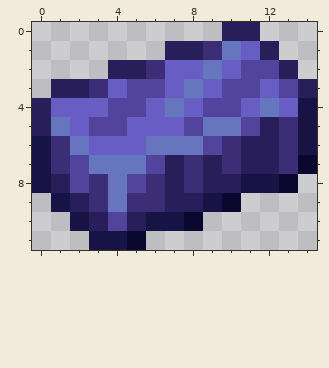
A pixel-art sprite gets an edit: Kasta/Items/Placeables/KastaBar.png. That is the earlier state.
The file is 30x24 pixels, drawn in blocks of 2x2; one block is one cell here.
Once edited:
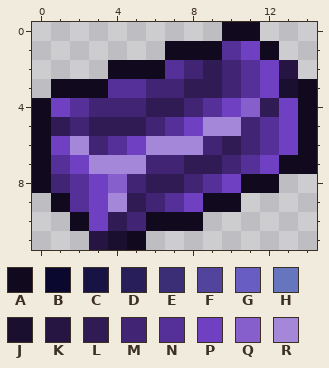
Palette (. is transparent): A #110a1e  B #0a082e  C #181345  D #281e5a  E #3b2e77  F #52449d  G #685dc3  H #6576bf  J #1b0f2f  K #261543  L #301b55  M #412574  N #553098  P #6f40c2  Q #865fcc  R #a487d9
The edit:
@@ x 0..14 @@
- 0 ..........DD...
- 1 .......DDEHGD..
- 2 ....DDEGGHGFFD.
- 3 .DDEGFFGHGFFGFD
- 4 DGGGFFGHGFFGHGC
- 5 DHGFFGGGFHHFDEC
- 6 CEHGGGHHHFEDDEC
- 7 CEFHHHFDEDEDDEB
- 8 CDFEHFEDEDDCCB.
- 9 .CDEHEEDDCB....
-10 ..CDFDCCB......
-11 ...CCB.........
+ 0 ..........AA...
+ 1 .......AAANPA..
+ 2 ....AAANMLMNPK.
+ 3 .AAANNMMLLMNPJA
+ 4 APNMMMLLMNPQLPA
+ 5 ALMLLLMNPRRMNPA
+ 6 APRMNPRRRMLMNPA
+ 7 ANPRRRMMLLMNPAA
+ 8 AMNPQMLLMNPAA..
+ 9 .ANPRLMNPAA....
+10 ..APLMAAA......
+11 ...KJA.........
